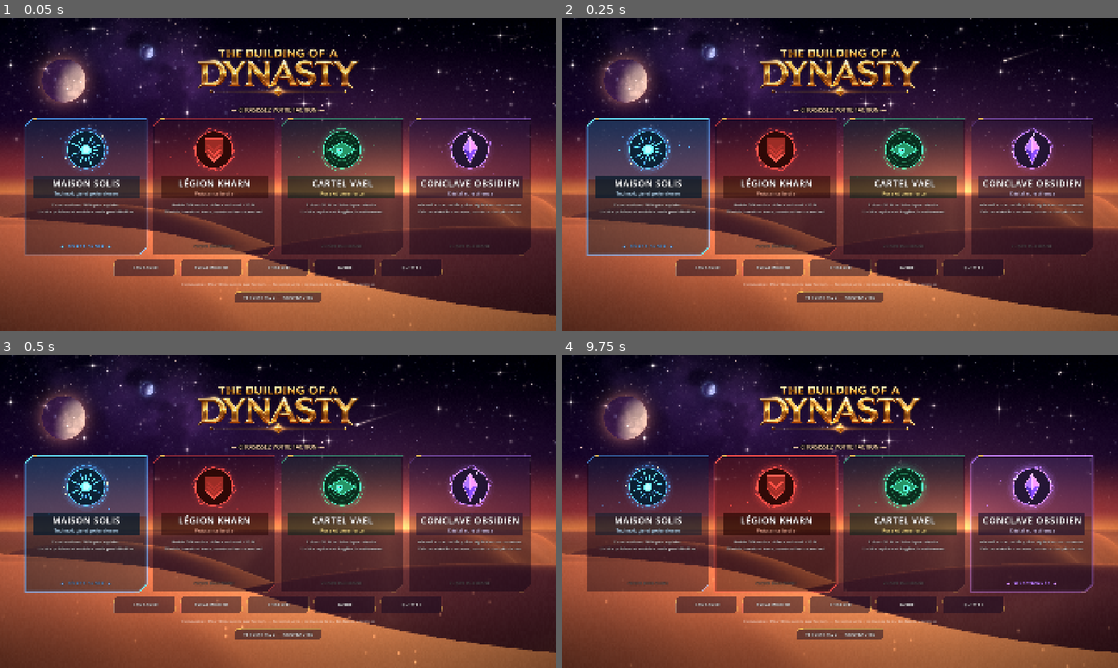
Above: before the commit, frames 1-4 (two rows, left to right).
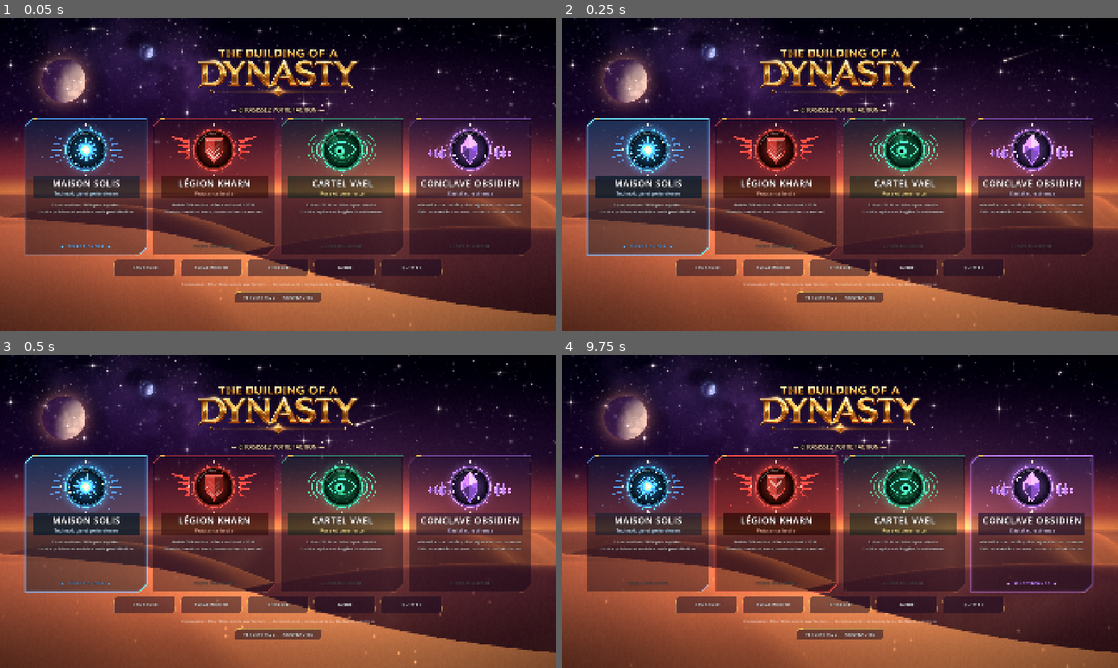
Above: after the commit, the same moments.

Repository: Nydaunvan/dune2-remake
Game: Godot game, scene res://menu.tscn
The game is run twice, just before and just after one commit, with the same random seed, the same clock (stepped at 60 frames per second) and the same inputs.
Inputs (mouse positions are in pixels of both pictures, inside the frame that each line leads up to):
- Up to frame 1 (0.05 s): no input
- Up to frame 2 (0.25 s): no input
- Up to frame 3 (0.5 s): no input
- Up to frame 4 (9.75 s): tap Enter at 0.5 s; drag from (840, 511) to (895, 442) at 0.52 s; drag from (728, 527) to (812, 574) at 1.27 s; move the mouse to (895, 442) at 2.02 s; hold Right (ui_right) 2.03-2.75 s; tap U at 2.1, 9.6 s; click (895, 442) at 2.17 s; drag from (812, 574) to (673, 464) at 2.77 s; move the mouse to (1006, 558) at 3.52 s; hold Left (ui_left) 3.53-4.25 s; hold Shift 3.53-4.25 s; click (1006, 558) at 3.67 s; drag from (673, 464) to (756, 433) at 4.27 s; move the mouse to (867, 511) at 5.02 s; hold Down (ui_down) 5.03-5.75 s; tap P at 5.1 s; click (867, 511) at 5.17 s; drag from (756, 433) to (728, 527) at 5.77 s; move the mouse to (962, 495) at 6.52 s; hold Up (ui_up) 6.53-7.25 s; tap M at 6.6 s; click (962, 495) at 6.67 s; drag from (728, 527) to (812, 574) at 7.27 s; move the mouse to (895, 442) at 8.02 s; hold Down (ui_down) 8.03-8.75 s; tap O at 8.1 s; click (895, 442) at 8.17 s; drag from (812, 574) to (673, 464) at 8.77 s; move the mouse to (1006, 558) at 9.52 s; hold Up (ui_up) from 9.53 s (still down); click (1006, 558) at 9.67 s

The runs differ from the first frame. In frame 1, 2.8% of the frame differs, in the area x 9-92%, y 33-51%; in frame 2, 2.9%; in frame 3, 2.9%; in frame 4, 3.1%.

Commit message:
Emblèmes de faction retravaillés dans le menu (médaillon biseauté, ornements propres à chaque faction)
Co-Authored-By: Claude Sonnet 5.5 <noreply@anthropic.com>
Claude-Session: https://claude.ai/code/session_016J9VLX1JshULsfbSsqHF5q

Diff:
--- a/menu.gd
+++ b/menu.gd
@@ -567,84 +567,181 @@
 		for i in segs:
 			draw_arc(c, rad, a0 + i * step, a0 + (i + 1) * step - gap, 8, col, w, true)
 
+	func _poly(pts: Array, col: Color) -> void:
+		draw_colored_polygon(PackedVector2Array(pts), col)
+
+	func _sh(col: Color, k: float, a := 1.0) -> Color:
+		return Color(minf(col.r * k, 1.0), minf(col.g * k, 1.0), minf(col.b * k, 1.0), a)
+
 	func _draw_emblem(c: Vector2, col: Color, t: float, lit: float) -> void:
 		var boost := 1.0 + lit * 0.6
 		# halo respirant
-		for k in 5:
-			draw_circle(c, 86.0 - k * 9.0 + sin(t * 1.6) * 3.0, Color(col.r, col.g, col.b, (0.025 + 0.02 * lit) * (k + 1)))
-		draw_circle(c, 64.0, Color(col.r * 0.12, col.g * 0.12, col.b * 0.12, 0.95))
-		draw_arc(c, 64.0, 0.0, TAU, 72, Color(col.r, col.g, col.b, 0.9), 2.5, true)
+		for k in 6:
+			draw_circle(c, 98.0 - k * 9.0 + sin(t * 1.6) * 3.0, Color(col.r, col.g, col.b, (0.02 + 0.018 * lit) * (k + 1)))
+		_draw_flanks(c, col, t, boost)
+		# médaillon : fond en dégradé radial
+		for k in 8:
+			draw_circle(c, 66.0 - k * 7.5, _sh(col, 0.06 + 0.3 * float(k) / 7.0))
+		# anneaux biseautés
+		draw_arc(c, 68.0, 0.0, TAU, 80, _sh(col, 0.4), 7.0, true)
+		draw_arc(c, 70.5, 0.0, TAU, 80, col, 2.5, true)
+		draw_arc(c, 63.0, 0.0, TAU, 80, _sh(col, 1.0, 0.4), 1.2, true)
+		# graduations qui tournent lentement
+		for i in 48:
+			var ga := TAU * i / 48.0 + t * 0.06 * boost
+			var big := i % 4 == 0
+			var r1 := 74.0 + (7.0 if big else 3.5)
+			draw_line(c + Vector2.from_angle(ga) * 74.0, c + Vector2.from_angle(ga) * r1, _sh(col, 1.0, 0.85 if big else 0.4), 2.0 if big else 1.0, true)
+		# losanges cardinaux
+		for i in 4:
+			var oa := i * PI / 2.0
+			var op := c + Vector2.from_angle(oa) * 87.0
+			var pulse := 1.0 + 0.2 * sin(t * 3.0 + i)
+			var d := 5.0 * pulse
+			_poly([op + Vector2(0, -d), op + Vector2(d, 0), op + Vector2(0, d), op + Vector2(-d, 0)], Color(1, 0.96, 0.85, 0.9))
 		match id:
-			"solis": # soleil : rayons rotatifs, anneau contre-rotatif, satellites
-				_ring(c, 74.0, Color(col.r, col.g, col.b, 0.55), -t * 0.5 * boost, 24, 0.12, 2.0)
-				var pulse := 1.0 + 0.12 * sin(t * 2.4)
-				draw_circle(c, 17.0 * pulse, col)
-				draw_circle(c, 11.0 * pulse, Color(1, 1, 1, 0.55))
-				for i in 16:
-					var a := TAU * i / 16.0 + t * 0.35 * boost
-					var long := i % 2 == 0
-					var r0 := 26.0
-					var r1 := (50.0 if long else 40.0) + (4.0 * sin(t * 3.0 + i) if long else 0.0)
-					draw_line(c + Vector2.from_angle(a) * r0, c + Vector2.from_angle(a) * r1, col, 4.0 if long else 2.5, true)
-				for j in 3:
-					var oa := t * (0.9 + 0.25 * j) + j * 2.09
-					draw_circle(c + Vector2.from_angle(oa) * 74.0, 3.5, Color(1, 0.95, 0.8))
-			"kharn": # écu, chevrons parcourus par une onde, anneau hexagonal
-				var hexa := -t * 0.25 * boost
-				var hp := PackedVector2Array()
-				for i in 7:
-					hp.append(c + Vector2.from_angle(hexa + TAU * i / 6.0) * 76.0)
-				draw_polyline(hp, Color(col.r, col.g, col.b, 0.6), 2.0, true)
-				var bob := sin(t * 1.8) * 2.0
-				var cc := c + Vector2(0, bob)
-				var shield := PackedVector2Array([cc + Vector2(-32, -36), cc + Vector2(32, -36), cc + Vector2(32, 8),
-						cc + Vector2(0, 44), cc + Vector2(-32, 8)])
-				draw_colored_polygon(shield, Color(col.r * 0.45, col.g * 0.45, col.b * 0.45))
-				draw_polyline(PackedVector2Array(Array(shield) + [shield[0]]), col, 3.0, true)
-				for i in 3:
-					var wv := clampf(0.35 + 0.65 * sin(t * 3.2 * boost - i * 0.9) , 0.15, 1.0)
-					var yy := -16.0 + i * 16.0
-					draw_polyline(PackedVector2Array([cc + Vector2(-22, yy), cc + Vector2(0, yy + 22), cc + Vector2(22, yy)]),
-							Color(col.r, col.g, col.b, wv), 5.0, true)
-			"conclave": # cristal : prisme facetté qui respire, éclats en orbite, anneau pentagonal
-				var pent := PackedVector2Array()
-				for i in 6:
-					pent.append(c + Vector2.from_angle(t * 0.3 * boost + TAU * i / 5.0) * 76.0)
-				draw_polyline(pent, Color(col.r, col.g, col.b, 0.55), 2.0, true)
-				var br := 1.0 + 0.07 * sin(t * 2.2)
-				var tip := c + Vector2(0, -44.0 * br)
-				var bot := c + Vector2(0, 44.0 * br)
-				var lft := c + Vector2(-26.0, -6.0)
-				var rgt := c + Vector2(26.0, -6.0)
-				var mid := c + Vector2(0, 8.0)
-				draw_colored_polygon(PackedVector2Array([tip, lft, mid]), Color(col.r * 0.7, col.g * 0.7, col.b * 0.9, 0.95))
-				draw_colored_polygon(PackedVector2Array([tip, mid, rgt]), Color(col.r * 1.0, col.g * 0.9, col.b, 0.95))
-				draw_colored_polygon(PackedVector2Array([lft, bot, mid]), Color(col.r * 0.35, col.g * 0.3, col.b * 0.55, 0.95))
-				draw_colored_polygon(PackedVector2Array([mid, bot, rgt]), Color(col.r * 0.55, col.g * 0.45, col.b * 0.8, 0.95))
-				draw_polyline(PackedVector2Array([tip, lft, bot, rgt, tip]), col, 3.0, true)
-				var gl := 0.5 + 0.5 * sin(t * 3.0)
-				draw_line(tip, mid, Color(1, 0.95, 1, 0.35 + 0.4 * gl), 2.0, true)
-				for j in 4:
-					var oa := t * (0.8 + 0.2 * j) + j * 1.57
-					var op := c + Vector2.from_angle(oa) * Vector2(70.0, 52.0)
-					draw_colored_polygon(PackedVector2Array([op + Vector2(0, -6), op + Vector2(4, 0), op + Vector2(0, 6), op + Vector2(-4, 0)]), Color(0.95, 0.85, 1.0))
-			_: # œil : pupille qui suit la souris, clignement, balayage radar
-				_ring(c, 74.0, Color(col.r, col.g, col.b, 0.5), t * 0.6 * boost, 3, 1.1, 2.0)
-				for k in 3:
-					var ph := fposmod(t * 0.5 + k / 3.0, 1.0)
-					draw_arc(c, 30.0 + ph * 40.0, 0.0, TAU, 48, Color(col.r, col.g, col.b, (1.0 - ph) * 0.45), 2.0, true)
-				var bph := fposmod(t, 4.2)
-				var blink := 1.0 if bph < 3.9 else clampf(absf(bph - 4.05) / 0.15, 0.08, 1.0)
-				var ey := 27.0 * blink
-				var eye := PackedVector2Array([c + Vector2(-46, 0), c + Vector2(0, -ey), c + Vector2(46, 0), c + Vector2(0, ey)])
-				draw_colored_polygon(eye, Color(col.r * 0.45, col.g * 0.45, col.b * 0.45))
-				draw_polyline(PackedVector2Array(Array(eye) + [eye[0]]), col, 3.0, true)
-				var look := (get_local_mouse_position() - c)
-				look = look.limit_length(60.0) / 60.0 * 8.0
-				if blink > 0.5:
-					draw_circle(c + look, 12.0, col)
-					draw_circle(c + look, 5.0, Color.BLACK)
-					draw_circle(c + look + Vector2(-3, -3), 2.0, Color(1, 1, 1, 0.8))
+			"solis":
+				_sym_solis(c, col, t, boost)
+			"kharn":
+				_sym_kharn(c, col, t, boost)
+			"conclave":
+				_sym_conclave(c, col, t, boost)
+			_:
+				_sym_vael(c, col, t, boost)
+		# reflet de verre sur le médaillon
+		draw_arc(c, 57.0, PI * 1.1, PI * 1.55, 20, Color(1, 1, 1, 0.28), 3.0, true)
+		draw_arc(c, 57.0, PI * 1.62, PI * 1.7, 6, Color(1, 1, 1, 0.2), 3.0, true)
+
+	## Ornements de part et d'autre du médaillon, propres à chaque faction.
+	func _draw_flanks(c: Vector2, col: Color, t: float, boost: float) -> void:
+		for sd: float in [-1.0, 1.0]:
+			match id:
+				"solis": # faisceaux lumineux effilés
+					for i in range(-2, 3):
+						var ang := i * 0.2
+						var ln := 150.0 - absf(i) * 16.0 + 6.0 * sin(t * 2.0 + i * 1.3 + sd)
+						var dir := Vector2(sd * cos(ang), sin(ang))
+						var perp := Vector2(-dir.y, dir.x)
+						_poly([c + dir * 90.0 + perp * 3.5, c + dir * ln, c + dir * 90.0 - perp * 3.5], Color(col.r, col.g, col.b, 0.62 - absf(i) * 0.12))
+				"kharn": # ailes de lames effilées
+					for i in 4:
+						var wave := 0.55 + 0.45 * sin(t * 2.6 * boost - i * 0.8)
+						var y0 := -26.0 + i * 17.0
+						var tip := c + Vector2(sd * (156.0 - i * 16.0), -48.0 + i * 28.0)
+						_poly([c + Vector2(sd * 86.0, y0 - 7.0), tip, c + Vector2(sd * 86.0, y0 + 7.0)], _sh(col, 0.45 + 0.35 * wave))
+						draw_line(c + Vector2(sd * 86.0, y0 - 7.0), tip, col, 1.6, true)
+				"conclave": # éclats cristallins en grappe
+					for i in 3:
+						var h := (50.0 - i * 15.0) * (1.0 + 0.06 * sin(t * 2.0 + i + sd))
+						var bx := c.x + sd * (96.0 + i * 20.0)
+						var by := c.y + 34.0 - i * 6.0
+						var w := 11.0 - i * 2.0
+						_poly([Vector2(bx, by - h), Vector2(bx - w, by - h * 0.35), Vector2(bx, by)], _sh(col, 0.75, 0.95))
+						_poly([Vector2(bx, by - h), Vector2(bx, by), Vector2(bx + w, by - h * 0.35)], _sh(col, 0.4, 0.95))
+						draw_polyline(PackedVector2Array([Vector2(bx, by - h), Vector2(bx - w, by - h * 0.35), Vector2(bx, by), Vector2(bx + w, by - h * 0.35), Vector2(bx, by - h)]), col, 1.6, true)
+				_: # ailerons courbes qui pulsent vers l'extérieur
+					for k in 3:
+						var rr := 30.0 + k * 15.0
+						var a0 := -1.0 if sd > 0.0 else PI - 1.0
+						var ph := 0.4 + 0.6 * maxf(0.0, sin(t * 2.4 * boost - k * 0.9))
+						draw_arc(c + Vector2(sd * 58.0, 0), rr, a0, a0 + 2.0, 24, Color(col.r, col.g, col.b, 0.3 + 0.6 * ph), 4.0 - k * 0.8, true)
+
+	func _sym_solis(c: Vector2, col: Color, t: float, boost: float) -> void:
+		_ring(c, 59.0, Color(col.r, col.g, col.b, 0.5), -t * 0.5 * boost, 24, 0.12, 1.6)
+		for layer in 2:
+			for i in 12:
+				var a := TAU * i / 12.0 + t * (0.3 if layer == 0 else -0.22) * boost + layer * 0.13
+				var r1 := (52.0 if layer == 0 else 40.0) + 3.0 * sin(t * 3.0 + i * 1.7)
+				var w := 0.12 if layer == 0 else 0.17
+				_poly([c + Vector2.from_angle(a - w) * 22.0, c + Vector2.from_angle(a) * r1, c + Vector2.from_angle(a + w) * 22.0],
+						Color(col.r, col.g, col.b, 0.95 if layer == 0 else 0.55))
+		var pulse := 1.0 + 0.1 * sin(t * 2.4)
+		draw_circle(c, 23.0 * pulse, _sh(col, 0.7))
+		draw_circle(c, 19.0 * pulse, col)
+		draw_circle(c, 13.0 * pulse, Color(1, 0.95, 0.75, 0.9))
+		draw_circle(c, 7.0 * pulse, Color(1, 1, 1, 0.95))
+		for j in 3:
+			var oa := t * (0.9 + 0.25 * j) + j * 2.09
+			var sp := c + Vector2.from_angle(oa) * 59.0
+			draw_circle(sp, 5.0, Color(col.r, col.g, col.b, 0.35))
+			draw_circle(sp, 3.2, Color(1, 0.95, 0.8))
+
+	func _sym_kharn(c: Vector2, col: Color, t: float, boost: float) -> void:
+		var cc := c + Vector2(0, sin(t * 1.8) * 1.5)
+		var o := PackedVector2Array([cc + Vector2(-32, -38), cc + Vector2(32, -38), cc + Vector2(32, 6), cc + Vector2(0, 46), cc + Vector2(-32, 6)])
+		_poly([o[0], cc + Vector2(0, -38), cc + Vector2(0, 46), o[4]], _sh(col, 0.58))
+		_poly([cc + Vector2(0, -38), o[1], o[2], cc + Vector2(0, 46)], _sh(col, 0.32))
+		draw_polyline(PackedVector2Array(Array(o) + [o[0]]), col, 3.2, true)
+		var inner := PackedVector2Array()
+		for p in o:
+			inner.append(cc + (p - cc) * 0.84)
+		draw_polyline(PackedVector2Array(Array(inner) + [inner[0]]), Color(1, 0.9, 0.85, 0.45), 1.2, true)
+		for i in 3:
+			var wv := clampf(0.35 + 0.65 * sin(t * 3.2 * boost - i * 0.9), 0.15, 1.0)
+			var yy := -20.0 + i * 15.0
+			draw_polyline(PackedVector2Array([cc + Vector2(-20, yy), cc + Vector2(0, yy + 20), cc + Vector2(20, yy)]), Color(1, 0.85, 0.8, wv), 5.0, true)
+		for rv in [Vector2(-25, -31), Vector2(25, -31), Vector2(-25, 2), Vector2(25, 2)]:
+			draw_circle(cc + rv, 2.2, Color(1, 0.9, 0.85, 0.9))
+
+	func _sym_conclave(c: Vector2, col: Color, t: float, boost: float) -> void:
+		var br := 1.0 + 0.05 * sin(t * 2.2)
+		var T := c + Vector2(0, -50.0 * br)
+		var B := c + Vector2(0, 50.0 * br)
+		var UL := c + Vector2(-27, -17)
+		var UR := c + Vector2(27, -17)
+		var LL := c + Vector2(-27, 11)
+		var LR := c + Vector2(27, 11)
+		var M := c + Vector2(0, -5)
+		var facets := [[T, UL, M], [T, M, UR], [UL, LL, M], [M, LR, UR], [LL, B, M], [M, B, LR]]
+		var base := [0.75, 1.0, 0.45, 0.62, 0.3, 0.5]
+		for i in 6:
+			var k: float = base[i] + 0.35 * maxf(0.0, sin(t * 2.6 - i * 0.9))
+			var f: Array = facets[i]
+			_poly(f, Color(minf(col.r * k, 1.0), minf(col.g * k * 0.9, 1.0), minf(col.b * k * 1.05, 1.0), 0.97))
+		draw_polyline(PackedVector2Array([T, UL, LL, B, LR, UR, T]), col, 3.0, true)
+		draw_line(T, M, Color(1, 0.95, 1, 0.5), 1.5, true)
+		draw_line(UL, M, Color(1, 0.95, 1, 0.3), 1.2, true)
+		draw_line(UR, M, Color(1, 0.95, 1, 0.3), 1.2, true)
+		for j in 4:
+			var oa := t * (0.8 + 0.2 * j) + j * 1.57
+			var op := c + Vector2.from_angle(oa) * Vector2(60.0, 46.0)
+			_poly([op + Vector2(0, -6), op + Vector2(4, 0), op + Vector2(0, 6), op + Vector2(-4, 0)], Color(0.95, 0.85, 1.0))
+
+	func _sym_vael(c: Vector2, col: Color, t: float, boost: float) -> void:
+		# balayage radar en éventail
+		var sw := t * 1.4 * boost
+		for j in 14:
+			var a0 := sw - j * 0.07
+			_poly([c, c + Vector2.from_angle(a0) * 60.0, c + Vector2.from_angle(a0 + 0.07) * 60.0], Color(col.r, col.g, col.b, 0.2 * (1.0 - j / 14.0)))
+		for k in 3:
+			var ph := fposmod(t * 0.5 + k / 3.0, 1.0)
+			draw_arc(c, 24.0 + ph * 36.0, 0.0, TAU, 48, Color(col.r, col.g, col.b, (1.0 - ph) * 0.4), 1.6, true)
+		var bph := fposmod(t, 4.2)
+		var blink := 1.0 if bph < 3.9 else clampf(absf(bph - 4.05) / 0.15, 0.08, 1.0)
+		var ey := 28.0 * blink
+		var top := PackedVector2Array()
+		var bot := PackedVector2Array()
+		for i in 17:
+			var u := -1.0 + i / 8.0
+			var yv := ey * (1.0 - u * u)
+			top.append(c + Vector2(u * 50.0, -yv))
+			bot.append(c + Vector2(u * 50.0, yv * 0.85))
+		var bot_r := Array(bot)
+		bot_r.reverse()
+		_poly(Array(top) + bot_r, _sh(col, 0.2))
+		var look := (get_local_mouse_position() - c)
+		look = look.limit_length(60.0) / 60.0 * 8.0
+		if blink > 0.5:
+			var ip := c + look
+			draw_circle(ip, 18.0, _sh(col, 0.55))
+			draw_circle(ip, 15.0, col)
+			for i in 14:
+				var ra := TAU * i / 14.0
+				draw_line(ip + Vector2.from_angle(ra) * 7.0, ip + Vector2.from_angle(ra) * 14.0, _sh(col, 0.6, 0.7), 1.2, true)
+			draw_circle(ip, 6.5 + 1.5 * sin(t * 2.0), Color.BLACK)
+			draw_circle(ip + Vector2(-4, -4), 2.4, Color(1, 1, 1, 0.9))
+		draw_polyline(top, col, 3.2, true)
+		draw_polyline(bot, col, 2.4, true)
 
 
 func _unhandled_key_input(event: InputEvent) -> void:
